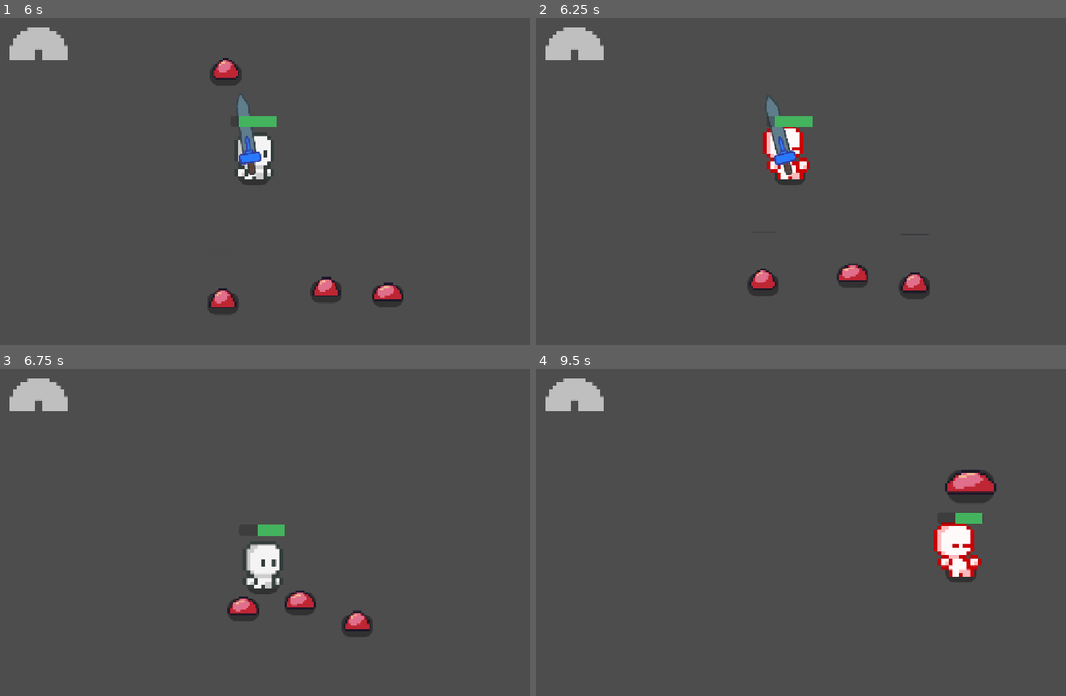
Above: before the commit, frames 1-4 (two rows, left to right).
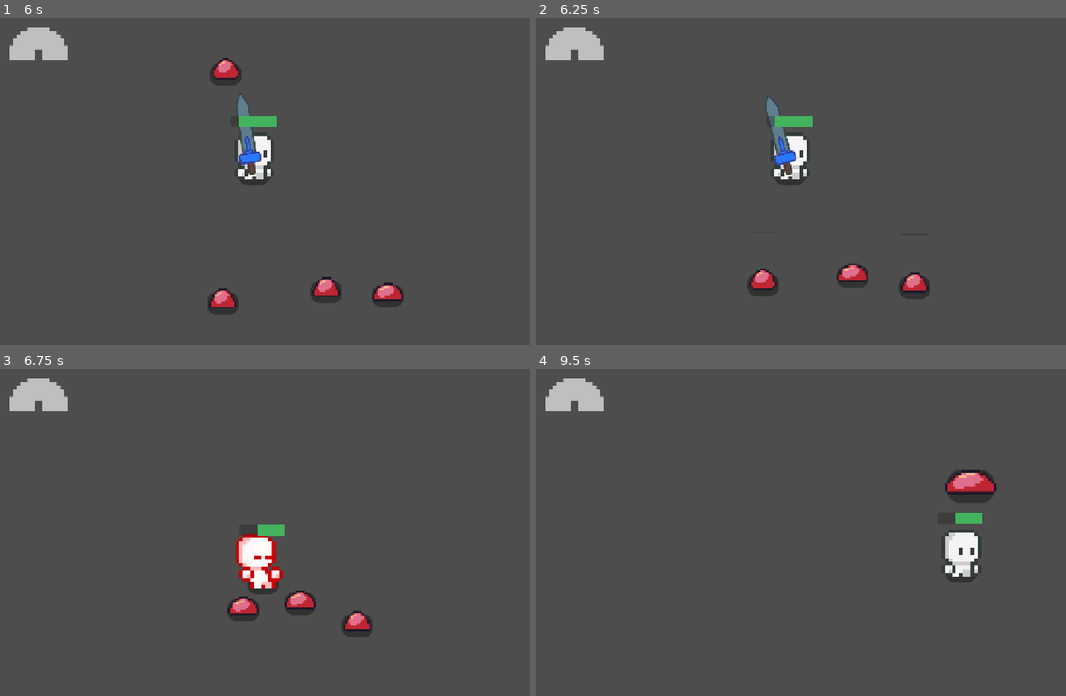
Above: after the commit, the same moments.

Repository: emkartch/the_road_to_rainbow_alt
Game: Godot game, scene res://main.tscn
Same seed, same stepped clock (60 frames per second), same inputs: the game is played once before the commit and once after it.
Inputs:
- Up to frame 1 (6 s): click "Start" at 0.5 s; hold Right (move_right) 1.28-2.03 s; hold F (attack) 1.28-2.03 s; hold Down (move_down) 2.03-2.78 s; tap Shift (run) at 2.1, 3.6, 5.1 s; hold Right (move_right) 2.78-3.53 s; hold F (attack) 2.78-3.53 s; hold Up (move_up) 3.53-4.28 s; hold F (attack) 4.28-5.03 s; hold Left (move_left) 4.28-5.78 s; hold Down (move_down) from 5.78 s (still down); hold F (attack) from 5.78 s (still down)
- Up to frame 2 (6.25 s): keep holding Down (move_down); keep holding F (attack)
- Up to frame 3 (6.75 s): release Down (move_down) at 6.53 s; release F (attack) at 6.53 s; hold Right (move_right) from 6.53 s (still down); tap Shift (run) at 6.6 s
- Up to frame 4 (9.5 s): release Right (move_right) at 7.28 s; hold Up (move_up) 7.28-8.03 s; hold F (attack) 7.28-8.03 s; hold Right (move_right) 8.03-8.78 s; tap Shift (run) at 8.1 s; hold Down (move_down) from 8.78 s (still down); hold F (attack) from 8.78 s (still down)

Frame 1 is identical in both runs. In frame 2, 0.7% of the frame differs, in the area x 42-52%, y 33-50%; in frame 3, 1.0%, in the area x 44-54%, y 50-68%; in frame 4, 1.0%.
Error in both runs: Invalid access to property or key 'collider' on a base object of type 'KinematicCollision2D'. (res://player/states/motion/on_ground/move.gd:52)

Commit message:
Attempt to fix animation states

Diff:
--- a/global_variables.gd
+++ b/global_variables.gd
@@ -4,11 +4,17 @@
 
 var last_input_direction = Vector2(0.0,1.0)
 
-@onready var animatedSprite = get_node("/root/Main/Player/BodyPivot/AnimatedSprite2D")
+@onready var animatedSprite: AnimatedSprite2D = get_node("/root/Main/Player/BodyPivot/AnimatedSprite2D")
 
 var level_count = 1
 
 func direction_animation_update(type: String):
+
+
+	print('function called')
+
+	print ("current playing: " + animatedSprite.animation)
+
 	if last_input_direction == Vector2(0.0,-1.0):
 		animatedSprite.play(type + "_backward")
 	#down
--- a/main.tscn
+++ b/main.tscn
@@ -59,7 +59,7 @@
 }
 
 [node name="AnimatedSprite2D" parent="Player/BodyPivot" index="0"]
-animation = &"idle_forward"
+animation = &"walk_backward"
 
 [node name="Path2D" type="Path2D" parent="Player"]
 curve = SubResource("Curve2D_lquwl")
--- a/player/Player.tscn
+++ b/player/Player.tscn
@@ -315,7 +315,7 @@
 "duration": 1.0,
 "texture": SubResource("AtlasTexture_utr5e")
 }],
-"loop": true,
+"loop": false,
 "name": &"stagger_backward",
 "speed": 5.0
 }, {
@@ -332,7 +332,7 @@
 "duration": 1.0,
 "texture": SubResource("AtlasTexture_8rogd")
 }],
-"loop": true,
+"loop": false,
 "name": &"stagger_forward",
 "speed": 5.0
 }, {
@@ -349,7 +349,7 @@
 "duration": 1.0,
 "texture": SubResource("AtlasTexture_j420s")
 }],
-"loop": true,
+"loop": false,
 "name": &"stagger_sideways",
 "speed": 5.0
 }, {
@@ -492,7 +492,7 @@
 [node name="AnimatedSprite2D" type="AnimatedSprite2D" parent="BodyPivot"]
 position = Vector2(6, -45)
 sprite_frames = SubResource("SpriteFrames_s7qer")
-animation = &"idle_backward"
+animation = &"stagger_sideways"
 script = SubResource("GDScript_32hag")
 
 [node name="WeaponPivot" type="Marker2D" parent="BodyPivot"]
--- a/player/player_state_machine.gd
+++ b/player/player_state_machine.gd
@@ -37,4 +37,5 @@
 		_change_state("attack")
 		return
 
-	current_state.handle_input(event)
+	if current_state:
+		current_state.handle_input(event)
--- a/player/states/motion/motion.gd
+++ b/player/states/motion/motion.gd
@@ -2,8 +2,9 @@
 # Collection of important methods to handle direction and animation.
 
 func handle_input(event: InputEvent) -> void:
-	if event.is_action_pressed("simulate_damage"):
-		finished.emit("stagger")
+	#if event.is_action_pressed("simulate_damage"):
+	#	finished.emit("stagger")
+	pass
 
 
 func get_input_direction() -> Vector2:
--- a/player/states/motion/on_ground/on_ground.gd
+++ b/player/states/motion/on_ground/on_ground.gd
@@ -4,6 +4,6 @@
 var velocity := Vector2()
 
 func handle_input(event: InputEvent) -> void:
-	if event.is_action_pressed("jump"):
-		finished.emit("jump")
+	#if event.is_action_pressed("jump"):
+	#	finished.emit("jump")
 	return super.handle_input(event)
--- a/state_machine/state_machine.gd
+++ b/state_machine/state_machine.gd
@@ -27,8 +27,10 @@
 		var err: bool = child.finished.connect(_change_state)
 		if err:
 			printerr(err)
+	call_deferred("_call_start_state")
+
+func _call_start_state():
 	initialize(start_state)
-
 
 func initialize(initial_state: NodePath) -> void:
 	_active = true
@@ -50,7 +52,8 @@
 
 
 func _physics_process(delta: float) -> void:
-	current_state.update(delta)
+	if current_state:
+		current_state.update(delta)
 
 
 func _on_animation_finished(anim_name: String) -> void:
